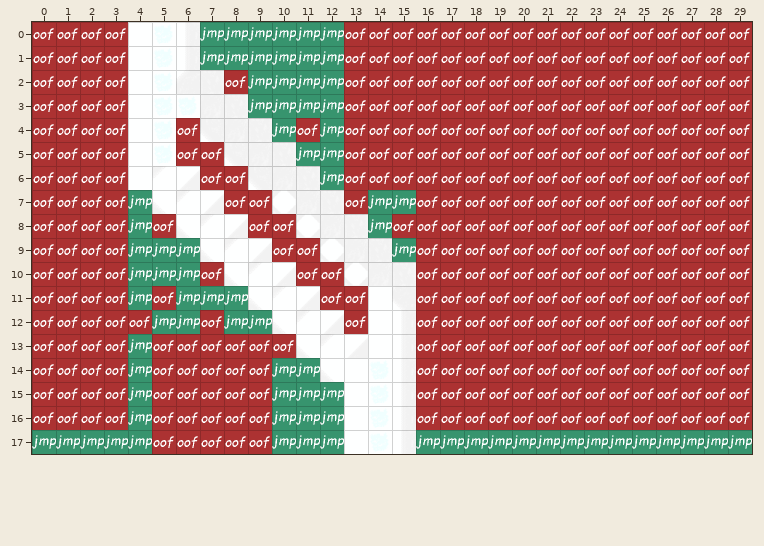
One commit to this Tiled map: Assets/Maps/LC_01.tmx. That is the earlier state.
Cells are 64x64 px. Shown: x 0..29, y 0..17. The commit also replaced the tileset; all pictures use the new one.
Once edited:
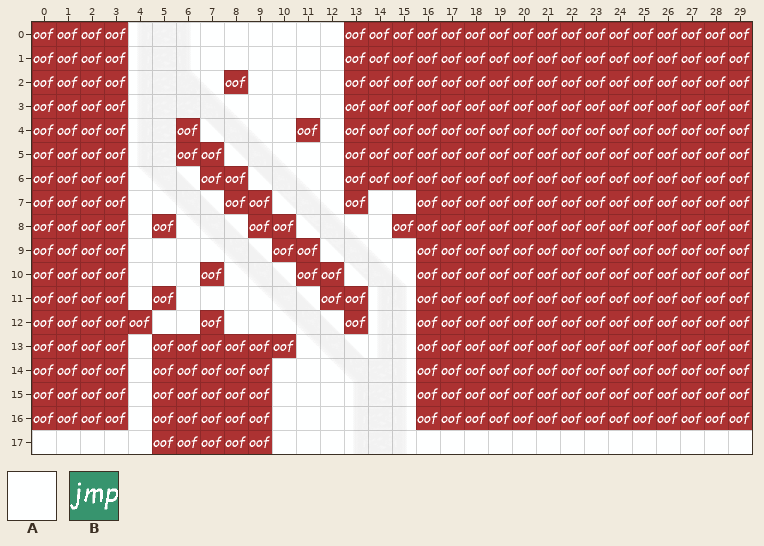
Key: from "BackgroundTileset": A 0; from "SpecialTileset": B 1.
_ is an empty cell, . an unchanged one.
Diff:
--- layer "Background"
@@ x 0..29 @@
- 0 .......BBBBBB.................
- 1 .......BBBBBB.................
- 2 .........BBBB.................
- 3 .........BBBB.................
- 4 ..........B.B.................
- 5 ...........BB.................
- 6 ............B.................
- 7 ....B.........BB..............
- 8 ....B.........B...............
- 9 ....BBB........B..............
-10 ....BBB.......................
-11 ....B.BBB.....................
-12 .....BB.BB....................
-13 ....B.........................
-14 ....B.....BB..................
-15 ....B.....BBB.................
-16 ....B.....BBB.................
-17 BBBBB.....BBB...BBBBBBBBBBBBBB
+ 0 .......AAAAAA.................
+ 1 .......AAAAAA.................
+ 2 .........AAAA.................
+ 3 .........AAAA.................
+ 4 ..........A.A.................
+ 5 ...........AA.................
+ 6 ............A.................
+ 7 ....A.........AA..............
+ 8 ....A.........A...............
+ 9 ....AAA........A..............
+10 ....AAA.......................
+11 ....A.AAA.....................
+12 .....AA.AA....................
+13 ....A.........................
+14 ....A.....AA..................
+15 ....A.....AAA.................
+16 ....A.....AAA.................
+17 AAAAA.....AAA...AAAAAAAAAAAAAA
Changed places in both pictures, as pixel boxes (x1, y1, x2, y2):
changed: (200, 22, 344, 190)
changed: (32, 190, 272, 454)
changed: (368, 190, 416, 262)
changed: (272, 358, 344, 454)
changed: (416, 430, 752, 454)
